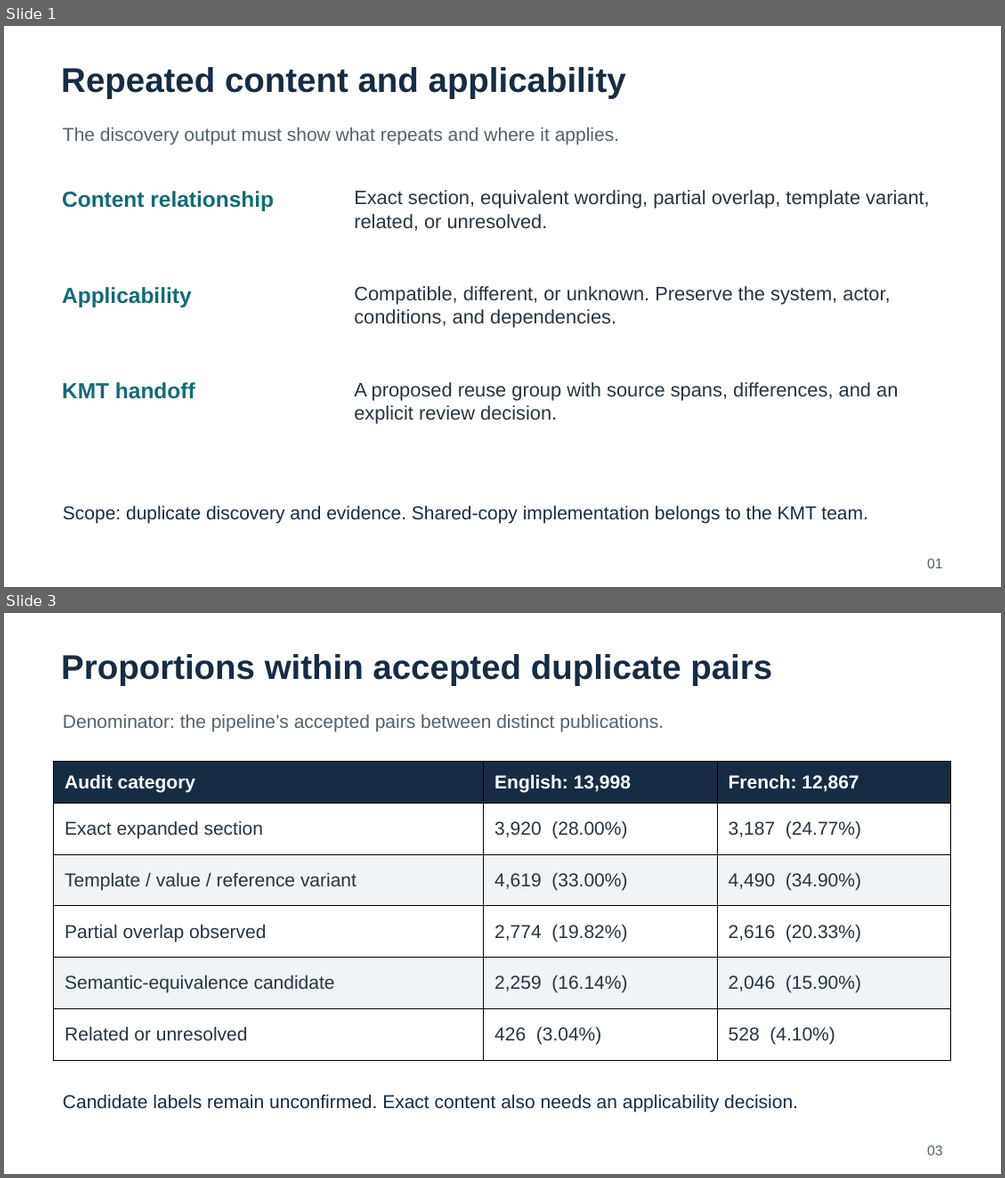
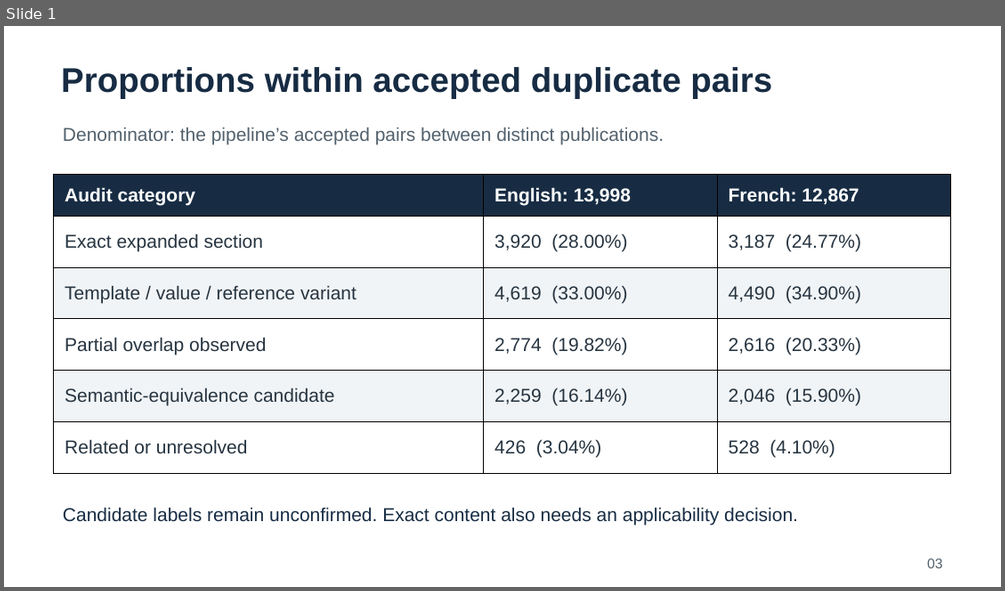
Before and after one commit to HengZ121/Deduplication_Agent, a slide deck: outputs/presentations/ORT_Findings_and_Proposed_Pipeline_2026-09-24.pptx. Shown one above the other, each under a label of ours: slides 1 and 3 before the commit, slide 1 after it; the slides between them are not shown. The pictures are 1005x1178 and 1005x591 pixels, drawn with LibreOffice and Linux fonts; fonts in the diff are those of the drawing. Boxes give left, top, right and bottom in pixels: in the first picture for what was removed or moved away, otherwise in the second. Text is boxed around its words. In the diff, an @@ line names an element or a change of style, - is before the commit and + after.

Commit message:
updated powerpoint

```diff
--- a/outputs/presentations/ORT_Findings_and_Proposed_Pipeline_2026-09-24.pptx
+++ b/outputs/presentations/ORT_Findings_and_Proposed_Pipeline_2026-09-24.pptx
@@ slide 1 removed at bbox=[4, 26, 1001, 587], background #FFFFFF @@
@@ text removed at bbox=[61, 67, 626, 99] @@
-Repeated content and applicability
@@ text removed at bbox=[63, 127, 619, 144] @@
-The discovery output must show what repeats and where it applies.
@@ text removed at bbox=[62, 191, 274, 211] @@
-Content relationship
@@ text removed at bbox=[354, 190, 930, 231] @@
-Exact section, equivalent wording, partial overlap, template variant, related, or unresolved.
@@ text removed at bbox=[62, 287, 192, 307] @@
-Applicability
@@ text removed at bbox=[354, 286, 890, 328] @@
-Compatible, different, or unknown. Preserve the system, actor, conditions, and dependencies.
@@ text removed at bbox=[62, 382, 195, 399] @@
-KMT handoff
@@ text removed at bbox=[354, 382, 898, 424] @@
-A proposed reuse group with source spans, differences, and an explicit review decision.
@@ text removed at bbox=[63, 505, 867, 523] @@
-Scope: duplicate discovery and evidence. Shared-copy implementation belongs to the KMT team.
@@ text removed at bbox=[927, 558, 942, 568] @@
-01
@@ what was slide 3 is now slide 1 @@
```
Also in this commit, not shown: 1 slide changed, 3 other slides removed.
